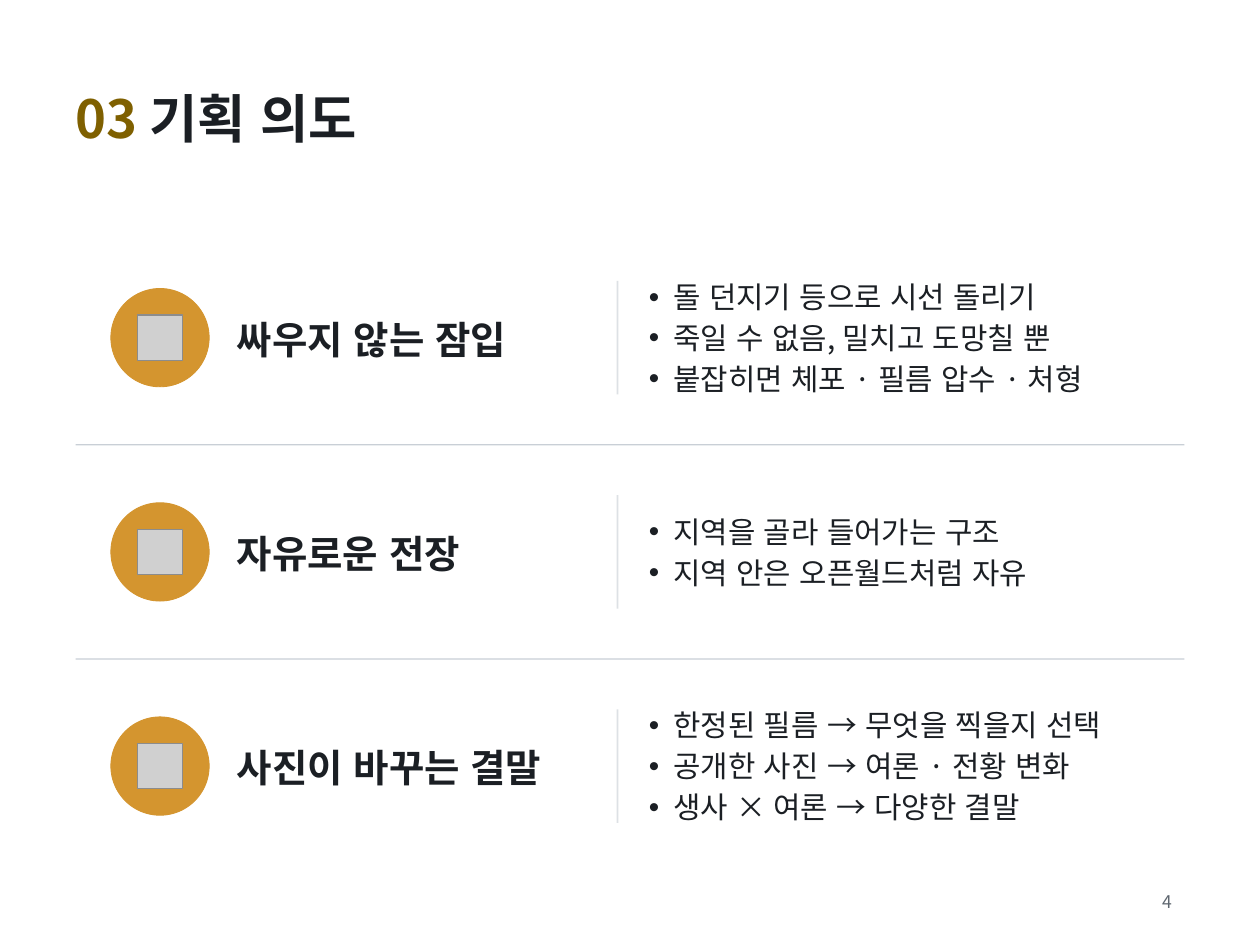
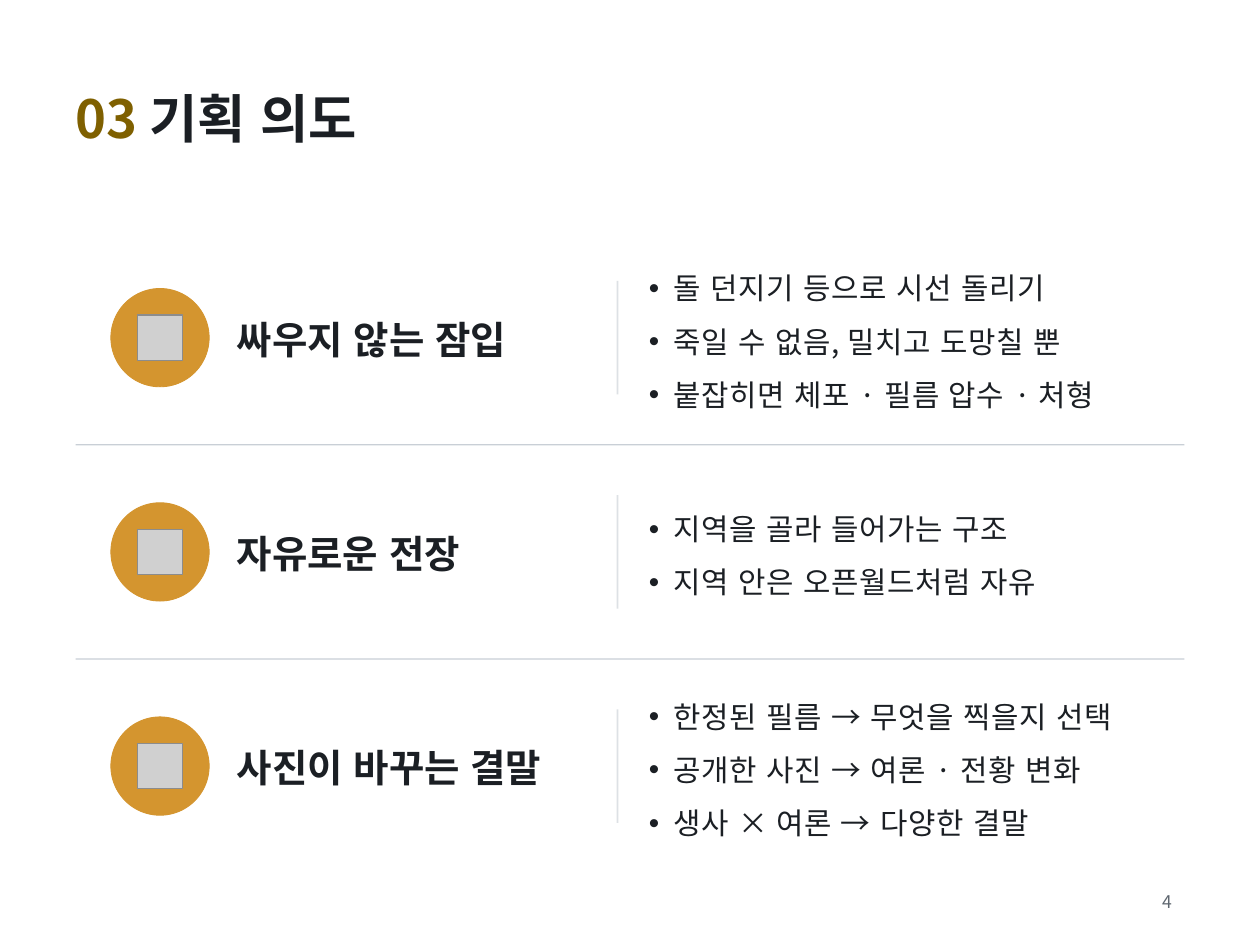
Before and after one commit to golgold/unitybasic, a slide deck: slide 4 of 기획/김민우_게임_FRAME UNDER FIRE.pptx. Drawn at 1260x945 pixels with LibreOffice and Linux fonts; fonts in the diff are those of the drawing; grey boxes stand for pictures. Boxes give left, top, right and bottom in pixels: in the first picture for what was removed or moved away, otherwise in the second. Text is boxed around its words. In the diff, an @@ line names an element or a change of style, - is before the commit and + after.

```diff
--- a/기획/김민우_게임_FRAME UNDER FIRE.pptx
+++ b/기획/김민우_게임_FRAME UNDER FIRE.pptx
@@ letter spacing 0 to 0.3 pt; line spacing 1 to 1.2; more space between paragraphs in 3 elements at <box>673,274,1094,409</box>, <box>673,515,1035,596</box>, <box>673,703,1111,837</box> @@
```
Also in this commit, not shown: 7 other slides changed.
